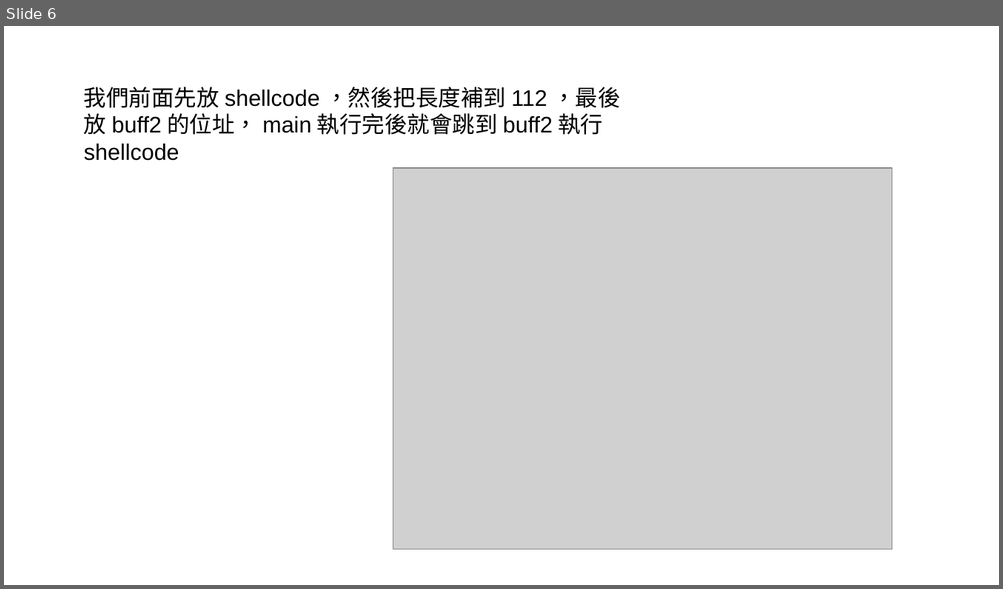
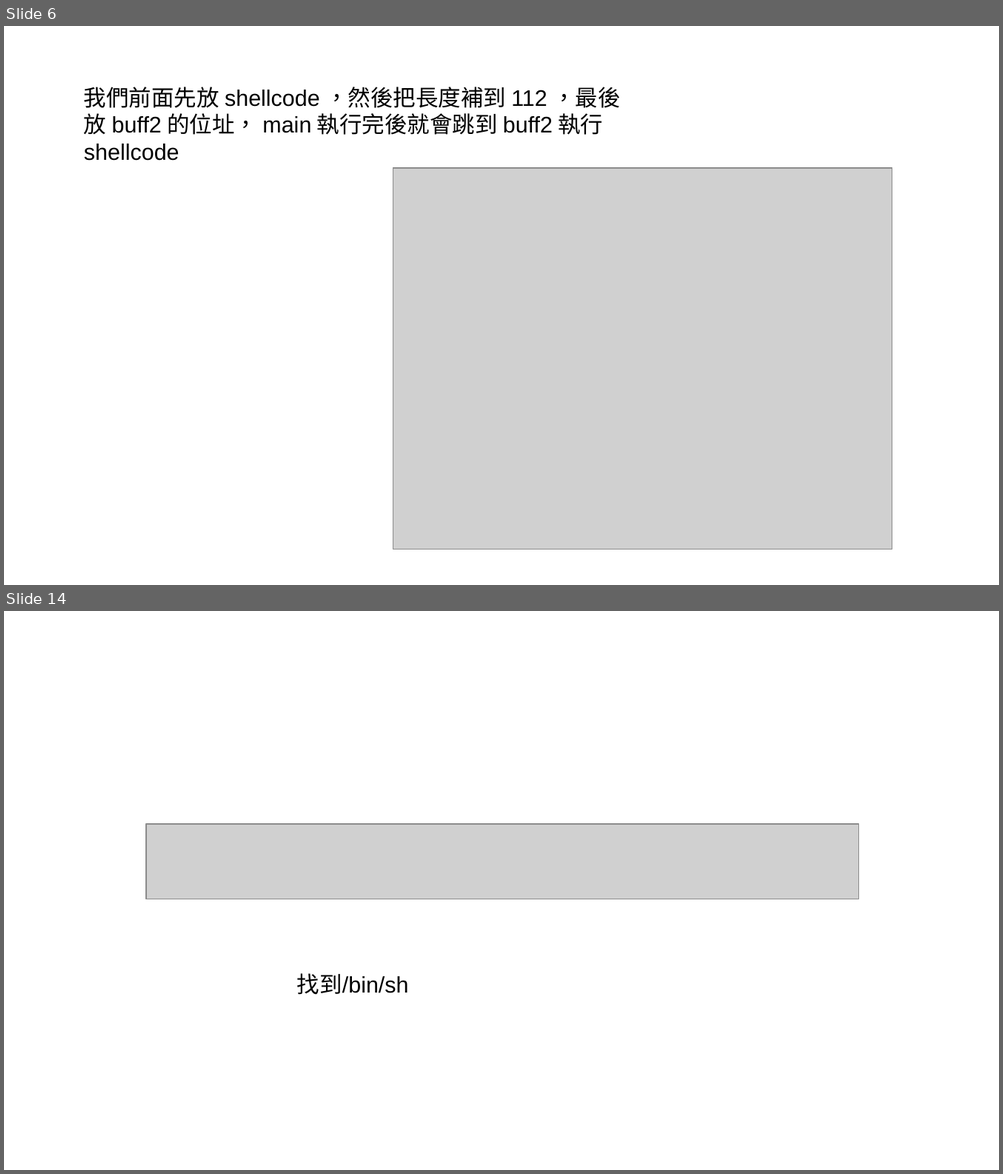
Before and after one commit to gardra/atdf, a slide deck: Lab3/Lab3.odp. Shown one above the other, each under a label of ours: slide 6 before the commit, slides 6 and 14 after it; the slides between them are not shown. The pictures are 1003x589 and 1003x1174 pixels, drawn with LibreOffice and Linux fonts; fonts in the diff are those of the drawing; grey boxes stand for pictures. Boxes give left, top, right and bottom in pixels: in the first picture for what was removed or moved away, otherwise in the second. Text is boxed around its words. In the diff, an @@ line names an element or a change of style, - is before the commit and + after.

```diff
--- a/Lab3/Lab3.odp
+++ b/Lab3/Lab3.odp
@@ slide 14 added at [4,611,999,1170], background #FFFFFF @@
@@ picture added at [145,824,859,899] @@
@@ text added at [297,974,409,995], 18 pt, text #000000 @@
+找到/bin/sh
```
Also in this commit, not shown: 10 other slides added, 5 other files.
